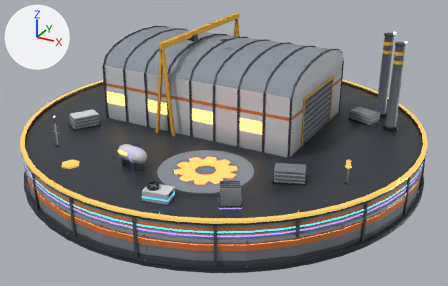
An edit to the glTF model assets/models/fabricator_xl.glb, drawn before and after from the same camera.
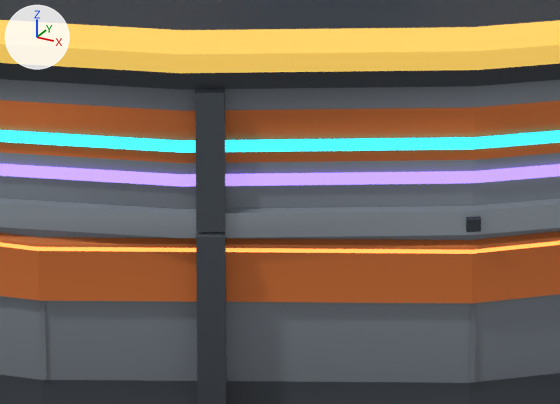
The first picture shows the older version from a 50 mm camera at (17.9, -32.5, 17.3) aimed at (0.5, -0.9, 1.5). The close-ups show the older and then the newer version on the part from 42% to 57% of the width and 75% to 92% of the height of that picture. Only the edits that show in the close-ups are written down. The axes (+X, +Y, +Z) are drawn at upper left. The lights are the same throughout.

In view in the first close-up: 'Decal_26_L2', 'Decal_26_L3', 'Decal_26_L4', 'Decal_26_L5', 'Decal_27_L5', 'Roof', 'Upper_25', 'Upper_26', 'Upper_27', 'Wall_25', 'Wall_26', 'Wall_27' and 6 more.
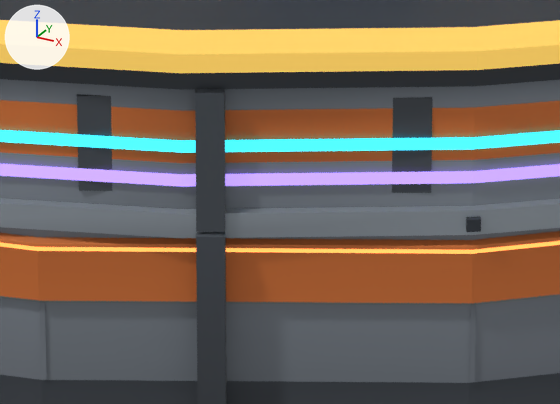
Changed parts and their boxes [x1, y1, x2, y2] in the close-ups (560 x 404 px):
'Upper_26_Sign', added: after [77, 94, 432, 193]

The edits, one by one:
Mesh me_upper_26_sign is new.
It has 310 vertices, 202 faces and spans x 4.94..6.71, y -11.39..-10.41, z 1.59..2.21.
Faces by material slot: [12, 12, 178].
It uses material mat_accent.
It uses material mat_hull.
It uses material mat_neon.
Object 'Upper_26_Sign' (ob_upper_26_sign) is new; it shows me_upper_26_sign.
Its location is (0.0, 0.0, 0.0).
